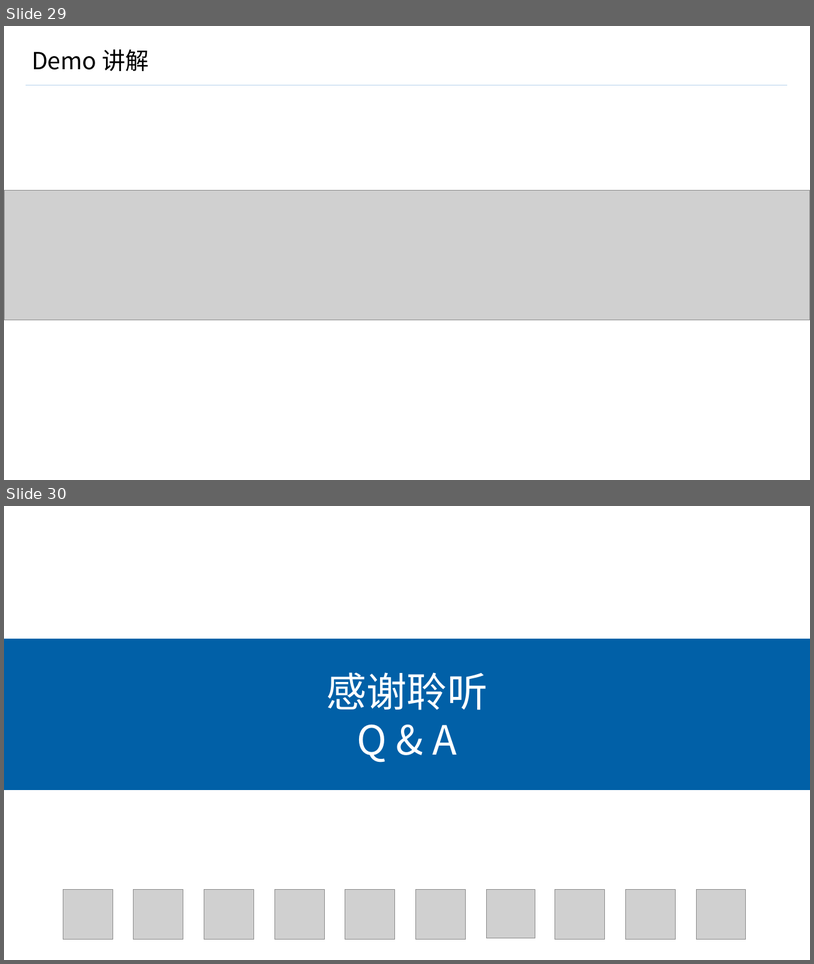
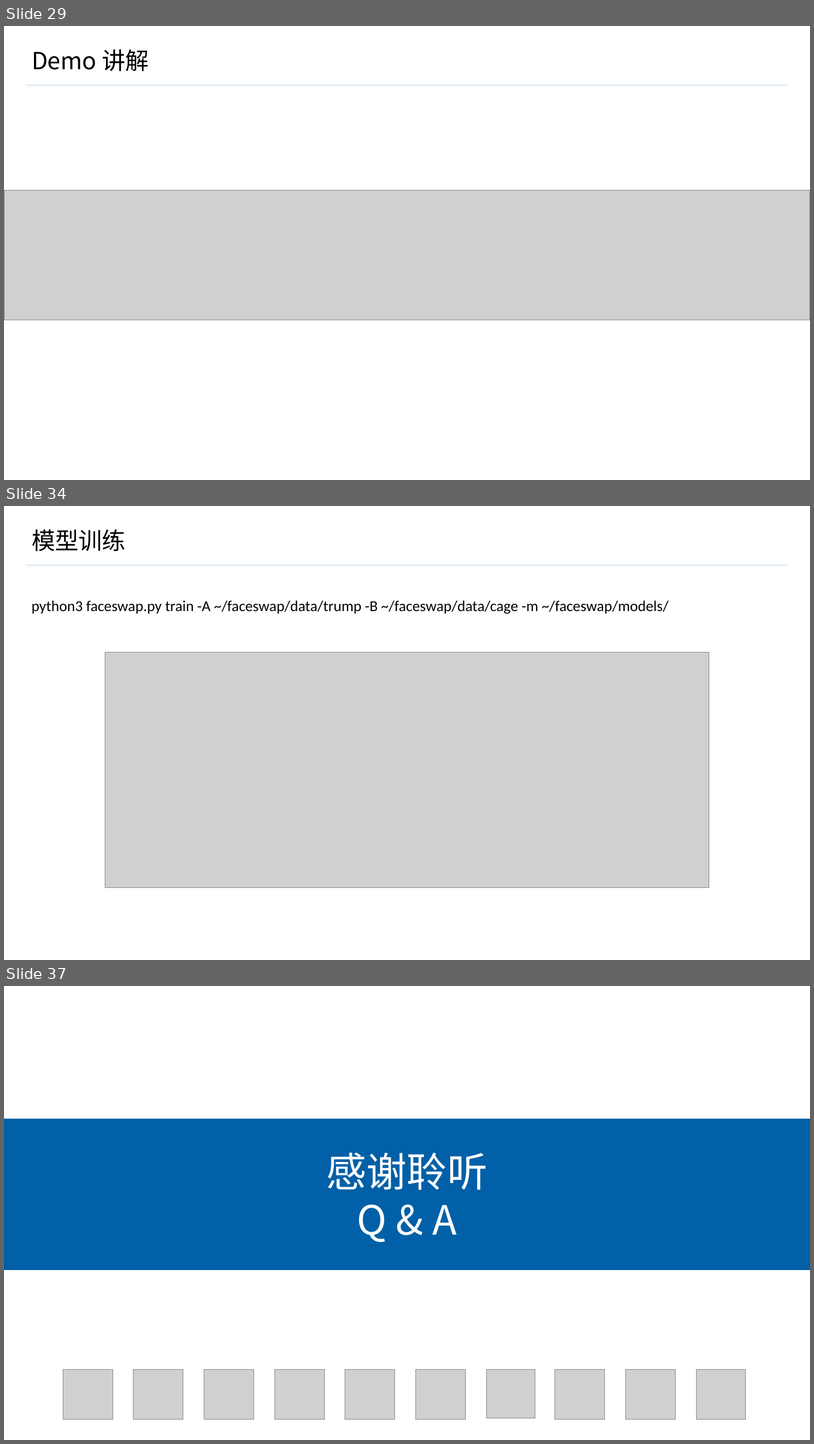
Before and after one commit to GuanyiLL/Study, a slide deck: Swift/CoreMLResearching/CoreML.pptx. Shown one above the other, each under a label of ours: slides 29 and 30 before the commit, slides 29, 34 and 37 after it; the slides between them are not shown. The pictures are 814x964 and 814x1444 pixels, drawn with LibreOffice and Linux fonts; fonts in the diff are those of the drawing; grey boxes stand for pictures; background and template pictures are left out. Boxes give left, top, right and bottom in pixels: in the first picture for what was removed or moved away, otherwise in the second. Text is boxed around its words. In the diff, an @@ line names an element or a change of style, - is before the commit and + after.

```diff
--- a/Swift/CoreMLResearching/CoreML.pptx
+++ b/Swift/CoreMLResearching/CoreML.pptx
@@ slide 34 added at [4, 506, 810, 960], background #FFFFFF; not listed: 1 template element that a slide beside it also shows @@
@@ title added at [32, 529, 126, 551], 28 pt, text #000000 @@
+模型训练
@@ text added at [32, 600, 669, 614], 18 pt, text #000000 @@
+python3 faceswap.py train -A ~/faceswap/data/trump -B ~/faceswap/data/cage -m ~/faceswap/models/
@@ picture added at [105, 652, 710, 887] @@
@@ what was slide 30 is now slide 37 @@
```
Also in this commit, not shown: 3 slides changed, 7 other slides added, 1 slide removed.
